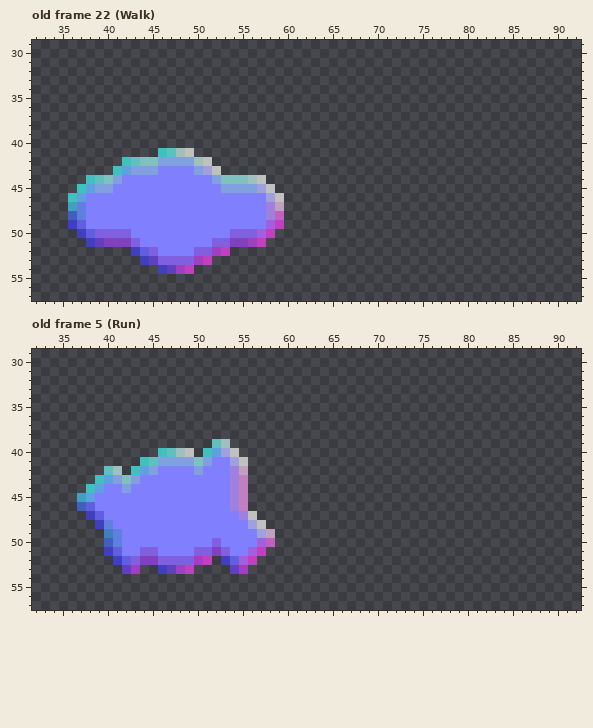
One commit to this pixel-art file: art/player/Spaceman_v2.aseprite. The picture above is the old version.
96x96 pixels, 45 frames. Shown: old frame 22 (Walk): x 32..92, y 29..57; old frame 5 (Run): x 32..92, y 29..57. The commit also changed other frames, which this record leaves out.
Now the later version:
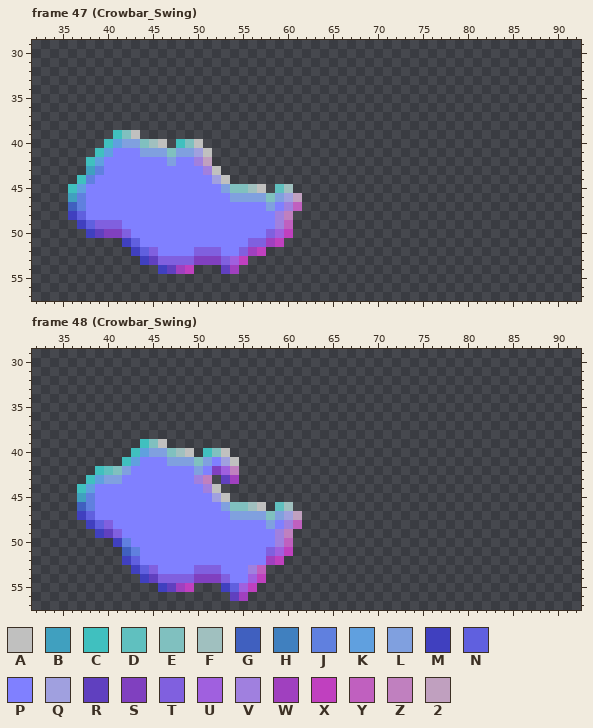
Palette (. is transparent): A #c0c0bf  B #40a0bf  C #40c0bf  D #60c0bf  E #80c0bf  F #a0c0bf  G #4060bf  H #4080bf  J #6080df  K #60a0df  L #80a0df  M #4040bf  N #6060df  P #8080ff  Q #a0a0df  R #6040bf  S #8040bf  T #8060df  U #a060df  V #a080df  W #a040bf  X #c040bf  Y #c060bf  Z #c080bf  2 #c0a0bf
A new or re-ordered frame is compared with the old frame closest to it.
Commit: Add crowbar swing animation. Start on inventory.
The exact change:
frames 45 -> 60
layer "Flattened" now shown
Changed rows in their new state; - is an unchanged pixel.
Frame 47 (Crowbar_Swing) is new; against old frame 22 (Walk), layer "Flattened_NormalGenerated":
first column x 36:
39 -----CEA------------------
40 ----CKLLEFA-CEA-----------
41 ---CKPPPLLLELLQA----------
42 --CKPPPPPPP-PPV2----------
43 --BJPPPPPP----PV----------
44 -CJPPP----------QA....----
45 CKPPP-------------EEFA.DF-
46 BJ----------------LLLLELQ2
47 G---------------------LPVY
48 MN--------------------PVZ-
49 .MNTTT----------------PVY-
50 -.MRSS------------PPPPTUX-
51 --....MN--------PPPPTTWX--
52 ----------------TPPTWX----
53 --------------SSSTUX------
54 -----------------RW-------
Frame 48 (Crowbar_Swing) is new; against old frame 5 (Run), layer "Flattened_NormalGenerated":
first column x 37:
39 -------CEA-----..--------
40 ------CKLLE----EA.-------
41 -----CKPPP------QA.------
42 --C-ELPPP------SUZ.------
43 -CKL-PP------VZ.RW.------
44 CKP--P--------VA...------
45 -J-------------QA..------
46 -J--------------LEEFA-DF-
47 MNP--------------LLLLELQ2
48 -MNT---------------PPLPVY
49 --MRT---------------PPVZ-
50 ---.MJ---------P----PPVY-
51 ---..GJPP----PPPP--PPTUX-
52 ----.MNPPPPPPPPPPPPPPWX--
53 -----.MNTPPPPTTTPPPVY----
54 -------MRTTTTSSSTPPUX----
55 ---------MRWX---MNUX-----
56 -----------------RW------
Boxes around the changes in both pictures, in picture pixels (x1, y1, x2, y2):
changed: (68, 130, 302, 274)
changed: (77, 439, 302, 601)
